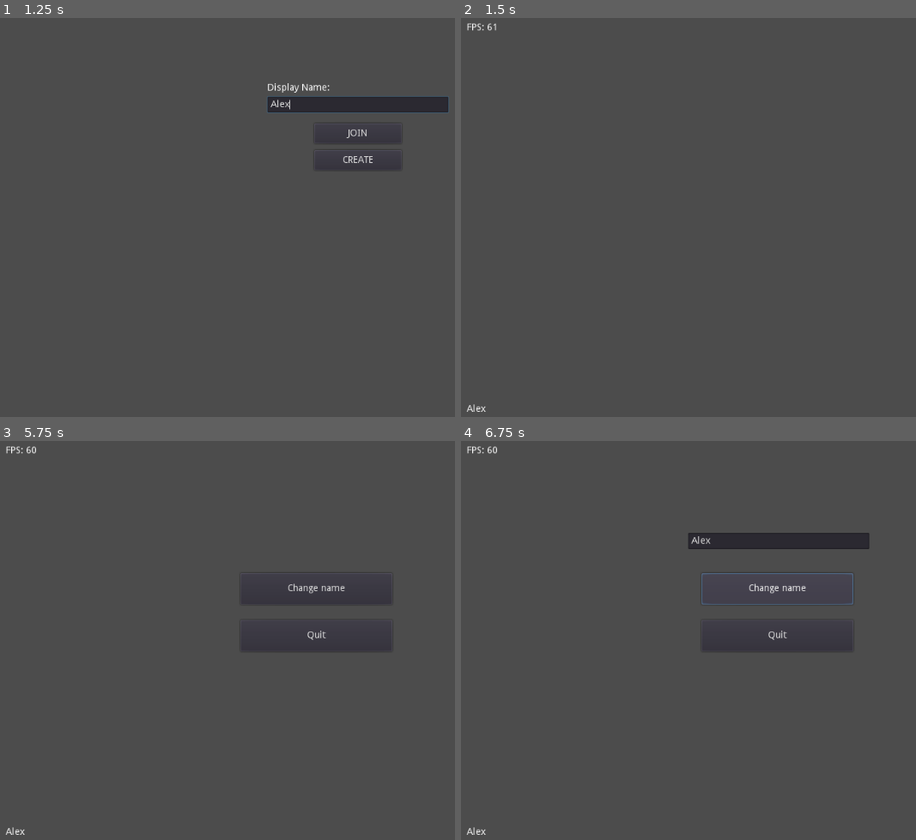
Above: before the commit, frames 1-4 (two rows, left to right).
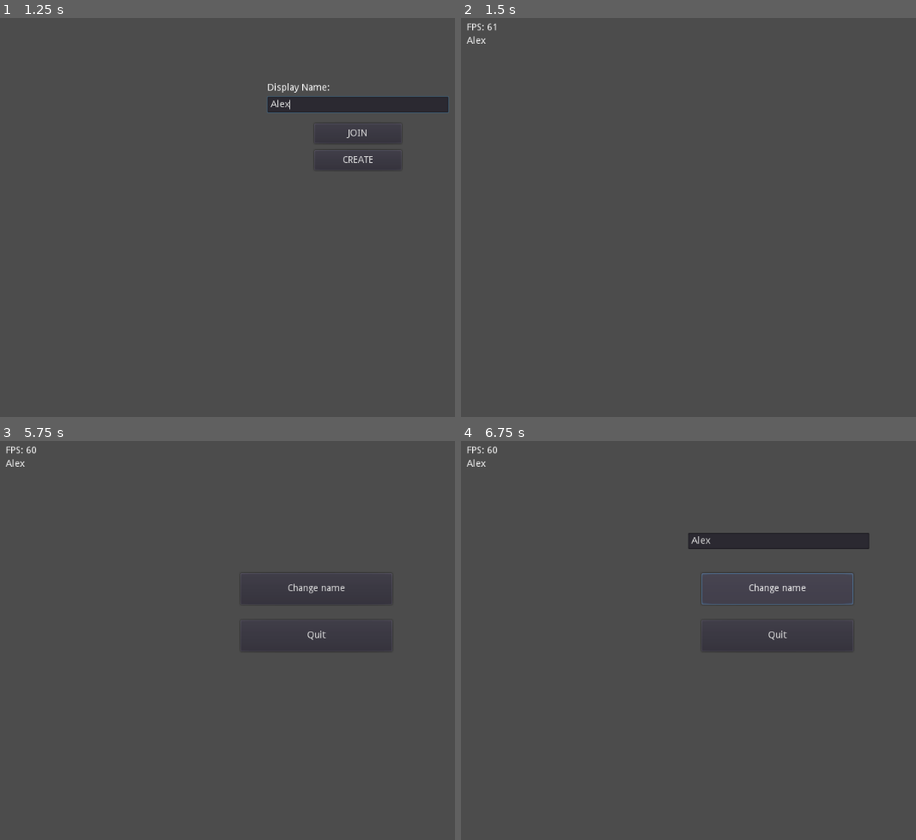
Above: after the commit, the same moments.

Repository: shryder/EpicHorrorGame
Game: Godot game, scene res://Scenes/GUI/MainMenu.tscn
The game is run twice, just before and just after one commit, with the same random seed, the same clock (stepped at 60 frames per second) and the same inputs. Before the commit the project starts from res://MainMenu.tscn.
Inputs (mouse positions are in pixels of both pictures, inside the frame that each line leads up to):
- Up to frame 1 (1.25 s): click (359, 105) at 0.52 s; type "Alex" at 0.6 s
- Up to frame 2 (1.5 s): click "CREATE" at 1.25 s
- Up to frame 3 (5.75 s): tap Enter at 2 s; move the mouse to (382, 636) at 2.02 s; hold Shift (move_sprint) 2.03-2.78 s; hold Z (move_forward) from 2.03 s (still down); tap Space (move_jump) at 2.27, 2.3, 2.57, 2.85, 3.02, 3.32, 3.8, 4.52, 4.82, 5.1, 5.27, 5.57 s; tap R (restart) every 0.75 s from 2.75 to 5 s; move the mouse to (309, 640) at 2.77 s; tap Shift (move_sprint) at 3.05, 4.35 s; move the mouse to (359, 632) at 3.52 s; hold Shift (move_sprint) 3.53-4.28 s; move the mouse to (332, 648) at 4.27 s; move the mouse to (395, 644) at 5.02 s; tap Escape (ui_cancel) at 5.65 s
- Up to frame 4 (6.75 s): move the mouse to (597, 580) at 5.77 s; release Z (move_forward) at 5.78 s; hold Q (move_left) 5.78-6.5 s; tap Shift (move_sprint) at 5.85 s; tap Space (move_jump) at 6.02, 6.32 s; click "Change name" at 6.5 s

Frame 1 is identical in both runs. In frame 2, less than 0.1% of the frame differs, in the area x 1-6%, y 4-99%; in frame 3, less than 0.1%; in frame 4, less than 0.1%.
Error after the commit: Parse Error: The member "position" already exists in a parent class. (res://Player/Player.gd:8)

Commit message:
Some refactoring and movement now synced across clients

Diff:
--- a/World.tscn
+++ b/Maps/Epic_Map.tscn
@@ -1,18 +1,17 @@
-[gd_scene load_steps=15 format=2]
+[gd_scene load_steps=14 format=2]
 
-[ext_resource path="res://World.gd" type="Script" id=1]
-[ext_resource path="res://textures/Grass.tres" type="Material" id=2]
-[ext_resource path="res://textures/Marble/marble_01_diff_2k.jpg" type="Texture" id=3]
-[ext_resource path="res://textures/Marble/marble_01_AO_2k.jpg" type="Texture" id=4]
-[ext_resource path="res://textures/Marble/marble_01_disp_2k.jpg" type="Texture" id=5]
-[ext_resource path="res://textures/Marble/marble_01_nor_2k.jpg" type="Texture" id=6]
-[ext_resource path="res://textures/Marble/marble_01_rough_2k.jpg" type="Texture" id=7]
+[ext_resource path="res://textures/Grass.tres" type="Material" id=1]
+[ext_resource path="res://textures/Marble/marble_01_diff_2k.jpg" type="Texture" id=2]
+[ext_resource path="res://textures/Marble/marble_01_AO_2k.jpg" type="Texture" id=3]
+[ext_resource path="res://textures/Marble/marble_01_disp_2k.jpg" type="Texture" id=4]
+[ext_resource path="res://textures/Marble/marble_01_nor_2k.jpg" type="Texture" id=5]
+[ext_resource path="res://textures/Marble/marble_01_rough_2k.jpg" type="Texture" id=6]
 
 [sub_resource type="Environment" id=1]
 ambient_light_color = Color( 1, 1, 1, 1 )
 
 [sub_resource type="CubeMesh" id=2]
-material = ExtResource( 2 )
+material = ExtResource( 1 )
 
 [sub_resource type="ConvexPolygonShape" id=3]
 points = PoolVector3Array( -1, 1, 1, 1, 1, -1, 1, 1, 1, -1, 1, -1, -1, -1, 1, 1, -1, -1, 1, -1, 1, -1, -1, -1, 1, 1, 1, -1, 1, -1, 1, 1, -1, -1, 1, 1, 1, -1, 1, -1, -1, -1, 1, -1, -1, -1, -1, 1, 1, 1, 1, -1, -1, 1, -1, 1, 1, 1, -1, 1, 1, 1, -1, -1, -1, -1, -1, 1, -1, 1, -1, -1 )
@@ -45,7 +44,6 @@
 points = PoolVector3Array( -1, 1, 1, 1, 1, -1, 1, 1, 1, -1, 1, -1, -1, -1, 1, 1, -1, -1, 1, -1, 1, -1, -1, -1, 1, 1, 1, -1, 1, -1, 1, 1, -1, -1, 1, 1, 1, -1, 1, -1, -1, -1, 1, -1, -1, -1, -1, 1, 1, 1, 1, -1, -1, 1, -1, 1, 1, 1, -1, 1, 1, 1, -1, -1, -1, -1, -1, 1, -1, 1, -1, -1 )
 
 [node name="World" type="Spatial"]
-script = ExtResource( 1 )
 
 [node name="WorldEnvironment" type="WorldEnvironment" parent="."]
 environment = SubResource( 1 )
--- a/Player.gd
+++ /dev/null
@@ -1,123 +0,0 @@
-extends KinematicBody
-
-slave var camera_angle = 0;
-var mouse_sensitivity = 0.3;
-
-slave var velocity = Vector3();
-slave var direction = Vector3();
-
-# Fly stuff
-const FLY_SPEED = 40 * 0.01;
-const FLY_ACCEL = 4;
-
-# Walk stuff
-var gravity = -9.8 * 3;
-const MAX_SPEED = 8;
-const MAX_RUNNING_SPEED = 20;
-const ACCEL = 1.5;
-const DEACCEL = 8;
-
-#jumping
-var jump_height = 10;
-var AIR_SPEED = 15;
-
-slave var on_floor = true;
-
-func _ready():
-	pass
-
-func _input(event):
-	if (event is InputEventMouseMotion and Input.get_mouse_mode() == Input.MOUSE_MODE_CAPTURED):
-		rotate_y(deg2rad(-event.relative.x * mouse_sensitivity));
-
-		# Limit rotation on Y axis
-		var change = -event.relative.y * mouse_sensitivity;
-		if (camera_angle + change) < 90 and (camera_angle + change) > -90:
-			$Head.rotate_x(deg2rad(change));
-			camera_angle += change;
-
-func fly(delta):
-	direction = Vector3();
-
-	# Get where camera looking at
-	var aim = $Head.get_global_transform().basis;
-
-	if Input.is_action_pressed("move_forward"):
-		direction -= aim.z;
-	if Input.is_action_pressed("move_backward"):
-		direction += aim.z;
-	if Input.is_action_pressed("move_left"):
-		direction -= aim.x;
-	if Input.is_action_pressed("move_right"):
-		direction += aim.x;
-
-	direction = direction.normalized();
-
-	var target = direction * FLY_SPEED;
-	velocity = velocity.linear_interpolate(target, FLY_ACCEL * delta);
-
-	move_and_slide(velocity);
-
-func walk(delta):
-	direction = Vector3();
-
-	# Get where camera looking at
-	var aim = $Head.get_global_transform().basis;
-
-	if Input.is_action_pressed("move_forward"):
-		direction -= aim.z;
-	if Input.is_action_pressed("move_backward"):
-		direction += aim.z;
-	if Input.is_action_pressed("move_left"):
-		direction -= aim.x;
-	if Input.is_action_pressed("move_right"):
-		direction += aim.x;
-
-	direction = direction.normalized();
-
-	if(is_on_floor()):
-		on_floor = true;
-	else:
-		if (!$Tail.is_colliding()):
-			on_floor = false;
-
-	if(on_floor and !is_on_floor()):
-		move_and_collide(Vector3(0, -1, 0));
-
-	velocity.y += gravity * delta;
-
-	var temp_velocity = velocity;
-	temp_velocity.y = 0;
-
-	var speed;
-	if !is_on_floor():
-		speed = AIR_SPEED;
-	else:
-		if Input.is_action_pressed("move_sprint"):
-			speed = MAX_RUNNING_SPEED;
-		else:
-			speed = MAX_SPEED;
-
-	var target = direction * speed;
-
-	var acceleration
-	if(direction.dot(temp_velocity) > 0):
-		acceleration = ACCEL;
-	else:
-		acceleration = DEACCEL;
-
-	temp_velocity = temp_velocity.linear_interpolate(target, acceleration * delta);
-
-	velocity.x = temp_velocity.x;
-	velocity.z = temp_velocity.z;
-
-	if Input.is_action_just_pressed("move_jump") and on_floor:
-		velocity.y = jump_height;
-		on_floor = false;
-
-	velocity = move_and_slide(velocity, Vector3(0, 1, 0), 0.10);
-
-func _physics_process(delta):
-	# walk(delta);
-	# fly(delta);
-	pass
--- /dev/null
+++ b/Player/Player.gd
@@ -0,0 +1,130 @@
+extends KinematicBody
+
+slave var camera_angle = 0;
+var mouse_sensitivity = 0.3;
+
+slave var velocity = Vector3();
+slave var direction = Vector3();
+slave var position = Transform();
+
+# Fly stuff
+const FLY_SPEED = 40;
+const FLY_ACCEL = 4;
+
+# Walk stuff
+var gravity = -9.8 * 3;
+const MAX_SPEED = 8;
+const MAX_RUNNING_SPEED = 20;
+const ACCEL = 1.5;
+const DEACCEL = 8;
+
+#jumping
+var jump_height = 10;
+var AIR_SPEED = 15;
+
+slave var on_floor = true;
+
+func _ready():
+	pass
+
+func _input(event):
+	if (event is InputEventMouseMotion and Input.get_mouse_mode() == Input.MOUSE_MODE_CAPTURED):
+		rotate_y(deg2rad(-event.relative.x * mouse_sensitivity));
+
+		# Limit rotation on Y axis
+		var change = -event.relative.y * mouse_sensitivity;
+		if (camera_angle + change) < 90 and (camera_angle + change) > -90:
+			$Head.rotate_x(deg2rad(change));
+			camera_angle += change;
+
+func fly(delta):
+	direction = Vector3();
+
+	# Get where camera looking at
+	var aim = $Head.get_global_transform().basis;
+
+	if Input.is_action_pressed("move_forward"):
+		direction -= aim.z;
+	if Input.is_action_pressed("move_backward"):
+		direction += aim.z;
+	if Input.is_action_pressed("move_left"):
+		direction -= aim.x;
+	if Input.is_action_pressed("move_right"):
+		direction += aim.x;
+
+	direction = direction.normalized();
+
+	var target = direction * FLY_SPEED;
+	velocity = velocity.linear_interpolate(target, FLY_ACCEL * delta);
+
+	move_and_slide(velocity);
+
+func walk(delta):
+	if is_network_master():
+		direction = Vector3();
+
+		# Get where camera looking at
+		var aim = $Head.get_global_transform().basis;
+
+		if Input.is_action_pressed("move_forward"):
+			direction -= aim.z;
+		if Input.is_action_pressed("move_backward"):
+			direction += aim.z;
+		if Input.is_action_pressed("move_left"):
+			direction -= aim.x;
+		if Input.is_action_pressed("move_right"):
+			direction += aim.x;
+
+		direction = direction.normalized();
+
+		if(is_on_floor()):
+			on_floor = true;
+		else:
+			if (!$Tail.is_colliding()):
+				on_floor = false;
+
+		if(on_floor and !is_on_floor()):
+			move_and_collide(Vector3(0, -1, 0));
+
+		velocity.y += gravity * delta;
+
+		var temp_velocity = velocity;
+		temp_velocity.y = 0;
+
+		var speed;
+		if !is_on_floor():
+			speed = AIR_SPEED;
+		else:
+			if Input.is_action_pressed("move_sprint"):
+				speed = MAX_RUNNING_SPEED;
+			else:
+				speed = MAX_SPEED;
+
+		var target = direction * speed;
+
+		var acceleration
+		if(direction.dot(temp_velocity) > 0):
+			acceleration = ACCEL;
+		else:
+			acceleration = DEACCEL;
+
+		temp_velocity = temp_velocity.linear_interpolate(target, acceleration * delta);
+
+		velocity.x = temp_velocity.x;
+		velocity.z = temp_velocity.z;
+
+		if Input.is_action_just_pressed("move_jump") and on_floor:
+			velocity.y = jump_height;
+			on_floor = false;
+
+		velocity = move_and_slide(velocity, Vector3(0, 1, 0), 0.10);
+
+		rset_unreliable("velocity", velocity);
+		rset_unreliable("position", global_transform);
+	else:
+		move_and_slide(velocity, Vector3(0, 1, 0), 0.10);
+		global_transform = position;
+func _physics_process(delta):
+	# walk(delta);
+	walk(delta);
+	pass
--- a/Player.tscn
+++ b/Player/Player.tscn
@@ -1,6 +1,6 @@
 [gd_scene load_steps=4 format=2]
 
-[ext_resource path="res://Player.gd" type="Script" id=1]
+[ext_resource path="res://Player/Player.gd" type="Script" id=1]
 
 [sub_resource type="CapsuleShape" id=1]
 margin = 0.5
--- a/Root.gd
+++ b/Root.gd
@@ -39,7 +39,7 @@
 		position = map_info.spawn_points[get_rand_range(0, map_info.spawn_points.size())]
 	};
 
-	var map_node = load("res://" + map_info.name + ".tscn").instance();
+	var map_node = load("res://Maps/" + map_info.name + ".tscn").instance();
 	map_node.set_name("World");
 	$'/root/Root'.add_child(map_node);
 
@@ -59,7 +59,7 @@
 	print("Failed to connect to server.");
 
 func _server_disconnected():
-	print("Lost connection to server.");
+	get_tree().change_scene("res://Scenes/GUI/MainMenu.tscn");
 
 func _process(delta):
 	$IngameHUD/FPSCounter.text = "FPS: " + str(Engine.get_frames_per_second());
@@ -75,7 +75,7 @@
 
 func create_player_node(client_id, position, add_to_world=false, is_self=false):
 	print("CREATING CLIENT_ID'S PLAYER NODE =====> ", client_id);
-	var player_node = preload("res://Player.tscn").instance();
+	var player_node = preload("res://Player/Player.tscn").instance();
 	player_node.set_name(str(client_id));
 	player_node.set_network_master(client_id);
 	player_node.translate(position);
@@ -95,7 +95,7 @@
 remote func init_game(packet):
 	players = packet.players;
 
-	var map_node = load("res://" + packet.map.name + ".tscn").instance();
+	var map_node = load("res://Maps/" + packet.map.name + ".tscn").instance();
 	map_node.set_name('World');
 
 	# Insert Map Node
@@ -165,10 +165,10 @@
 
 		# Load and insert the Esc Scene if not available
 		if(!(EscMenu.node is Node)):
-			var menu_node = preload("res://EscMenu.tscn").instance();
+			var menu_node = preload("res://Scenes/GUI/EscMenu.tscn").instance();
 			menu_node.set_name('EscMenu');
 			get_node('/root/Root').add_child(menu_node);
-			EscMenu.node = $EscMenu;
+			EscMenu.node = menu_node;
 
 		EscMenu.node.show();
 		EscMenu.enabled = true;
--- a/Root.tscn
+++ b/Root.tscn
@@ -1,7 +1,8 @@
 [gd_scene load_steps=3 format=2]
 
 [ext_resource path="res://Root.gd" type="Script" id=1]
-[ext_resource path="res://IngameHUD.tscn" type="PackedScene" id=2]
+[ext_resource path="res://Scenes/GUI/IngameHUD.tscn" type="PackedScene" id=2]
+
 
 [node name="Root" type="Spatial"]
 script = ExtResource( 1 )
--- a/EscMenu.tscn
+++ b/Scenes/GUI/EscMenu.tscn
@@ -1,6 +1,6 @@
 [gd_scene load_steps=2 format=2]
 
-[ext_resource path="res://EscMenu.gd" type="Script" id=1]
+[ext_resource path="res://Scenes/GUI/EscMenu.gd" type="Script" id=1]
 
 [node name="EscMenu" type="Control"]
 margin_right = 40.0
--- a/IngameHUD.tscn
+++ b/Scenes/GUI/IngameHUD.tscn
@@ -1,6 +1,7 @@
 [gd_scene load_steps=2 format=2]
 
-[ext_resource path="res://IngameHUD.gd" type="Script" id=1]
+[ext_resource path="res://Scenes/GUI/IngameHUD.gd" type="Script" id=1]
+
 
 [node name="IngameHUD" type="Control"]
 margin_right = 40.0
@@ -16,7 +17,7 @@
 
 [node name="DisplayName" type="Label" parent="."]
 margin_left = 10.0
-margin_top = 580.0
+margin_top = 30.0
 margin_right = 117.0
-margin_bottom = 594.0
+margin_bottom = 44.0
 text = "Unknown Soldier"
--- a/MainMenu.tscn
+++ b/Scenes/GUI/MainMenu.tscn
@@ -1,6 +1,6 @@
 [gd_scene load_steps=2 format=2]
 
-[ext_resource path="res://MainMenu.gd" type="Script" id=1]
+[ext_resource path="res://Scenes/GUI/MainMenu.gd" type="Script" id=1]
 
 [node name="MainMenu" type="Control"]
 anchor_right = 1.0
@@ -33,7 +33,6 @@
 margin_right = 440.0
 margin_bottom = 114.0
 text = "Display Name:"
-
 [connection signal="pressed" from="Create" to="." method="_on_Create_pressed"]
 [connection signal="pressed" from="Join" to="." method="_on_Join_pressed"]
 [connection signal="text_changed" from="DisplayName" to="." method="_on_UserDisplayName_text_changed"]
--- a/Maps.gd
+++ b/Singletons/Maps.gd
@@ -2,13 +2,10 @@
 
 var maps = [{
 	display_name = 'Epic Map',
-	name = "World",
+	name = "Epic_Map",
 	spawn_points = [
 		Vector3(0, 5, 15),
-		Vector3(2, 5, 15),
-		Vector3(4, 5, 15),
-		Vector3(6, 5, 15),
-		Vector3(8, 5, 15),
+		Vector3(5, 5, 15),
 		Vector3(10, 5, 15)
 	]
 }];
--- a/PlayerInfo.gd
+++ b/Singletons/PlayerInfo.gd
@@ -4,6 +4,3 @@
 var player = {
 	display_name = "Unknown Soldier"
 };
-
-func _ready():
-	pass
--- a/World.gd
+++ /dev/null
@@ -1,7 +0,0 @@
-extends Spatial
-
-func _ready():
-	pass
-
-func _process(delta):
-	pass
--- a/project.godot
+++ b/project.godot
@@ -16,13 +16,13 @@
 [application]
 
 config/name="EpicHorrorGame"
-run/main_scene="res://MainMenu.tscn"
+run/main_scene="res://Scenes/GUI/MainMenu.tscn"
 config/icon="res://icon.png"
 
 [autoload]
 
-PlayerInfo="*res://PlayerInfo.gd"
-Maps="*res://Maps.gd"
+PlayerInfo="*res://Singletons/PlayerInfo.gd"
+Maps="*res://Singletons/Maps.gd"
 
 [input]
 
Not shown: 2 places in Maps/Epic_Map.tscn that only renumber resources
Renamed: Lobby.tscn -> Maps/Lobby.tscn
Renamed: EscMenu.gd -> Scenes/GUI/EscMenu.gd
Renamed: IngameHUD.gd -> Scenes/GUI/IngameHUD.gd
Renamed: MainMenu.gd -> Scenes/GUI/MainMenu.gd
